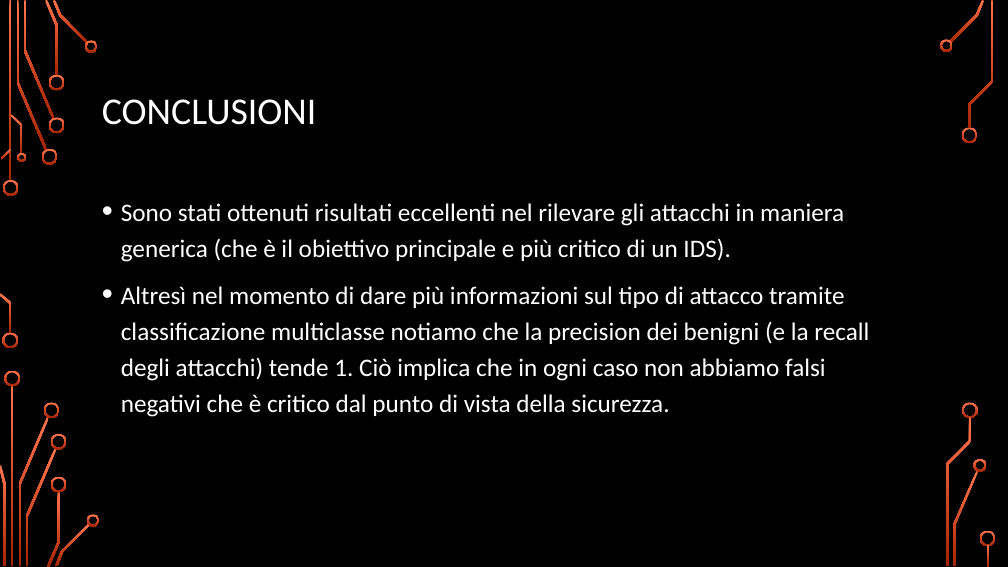
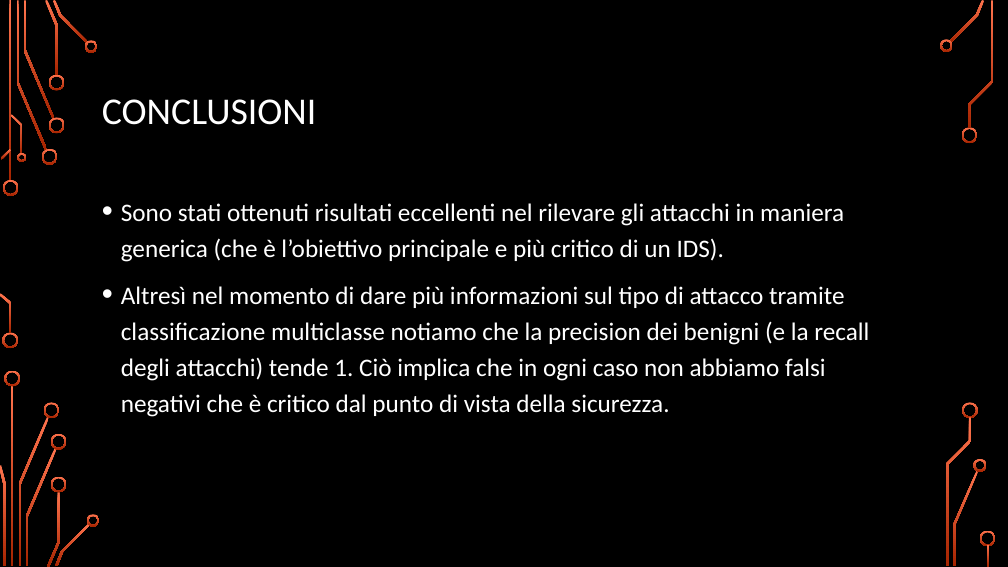
Before and after one commit to rot13-git/Dm-Project, a slide deck: slide 26 of Presentazione.pptx (slide 20 before the commit). Drawn at 1008x567 pixels with LibreOffice and Linux fonts; fonts in the diff are those of the drawing; background and template pictures are left out. Boxes give left, top, right and bottom in pixels: in the first picture for what was removed or moved away, otherwise in the second. Text is boxed around its words. In the diff, an @@ line names an element or a change of style, - is before the commit and + after.

```diff
--- a/Presentazione.pptx
+++ b/Presentazione.pptx
@@ text at (x1=121, y1=203, x2=844, y2=262): text changed @@
-• Sono stati ottenuti risultati eccellenti nel rilevare gli attacchi in maniera generica (che è il obiettivo principale e più critico di un IDS).
+• Sono stati ottenuti risultati eccellenti nel rilevare gli attacchi in maniera generica (che è l’obiettivo principale e più critico di un IDS).
```
Also in this commit, not shown: 4 other slides changed, 9 slides added, 3 slides removed.
